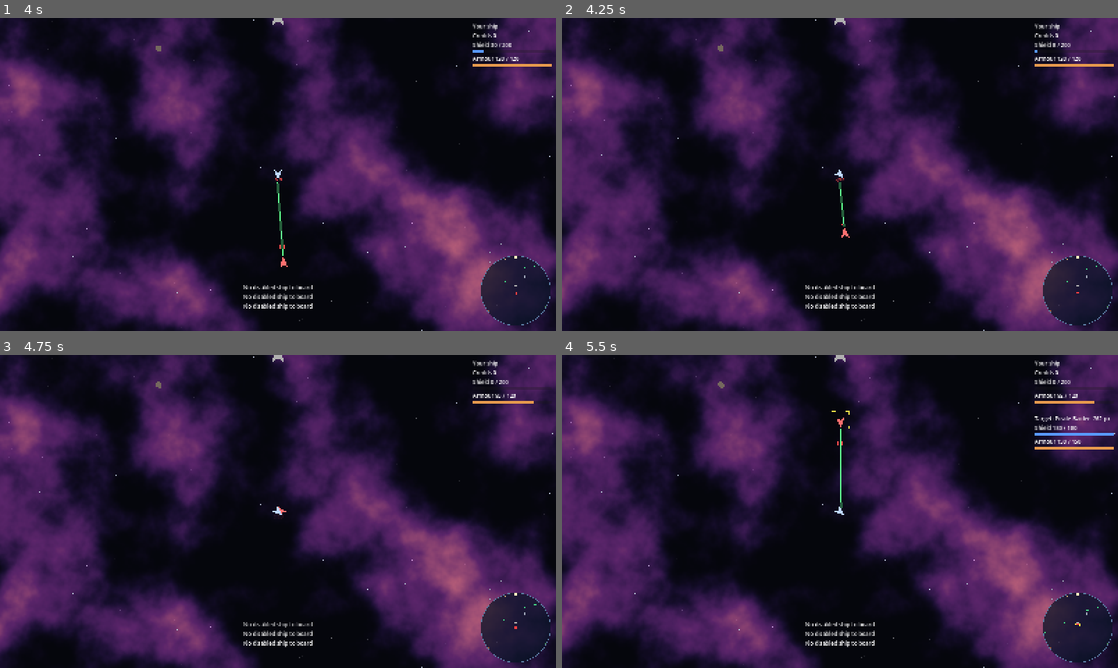
Above: before the commit, frames 1-4 (two rows, left to right).
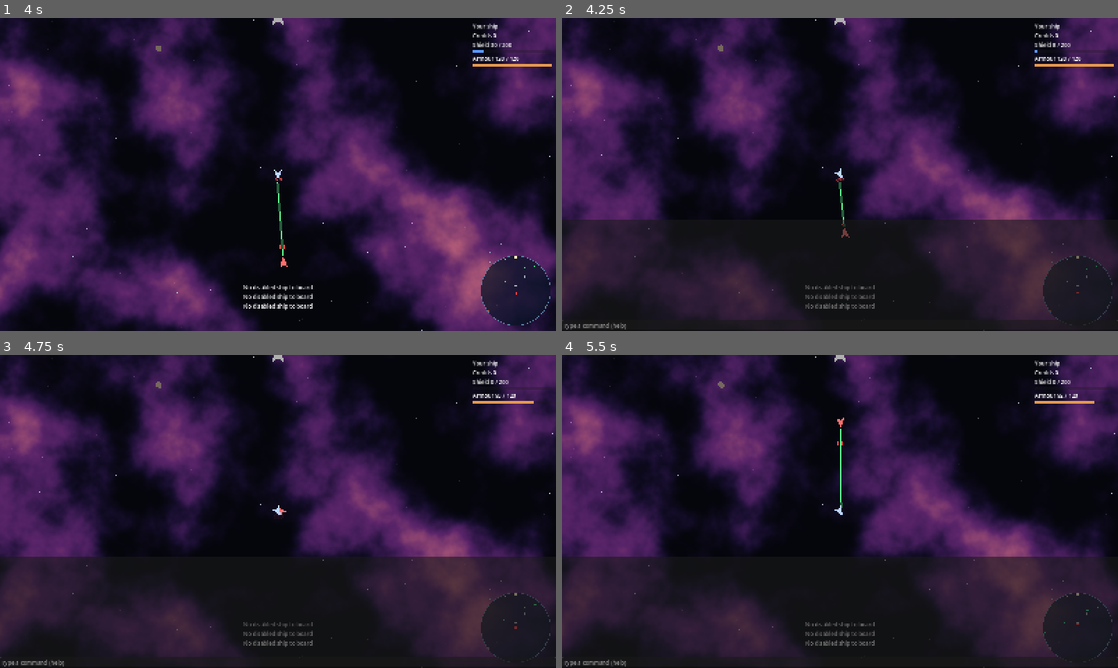
Above: after the commit, the same moments.

Repository: jarrad-h/Terminal_Velocity
Game: Godot game, scene res://scenes/system.tscn
The game is run twice, just before and just after one commit, with the same random seed, the same clock (stepped at 60 frames per second) and the same inputs.
Inputs (mouse positions are in pixels of both pictures, inside the frame that each line leads up to):
- Up to frame 1 (4 s): tap Enter at 0.5, 2.75 s; move the mouse to (400, 158) at 0.52 s; hold Right (turn_right) 0.53-1.25 s; hold B (board) 0.53-1.25 s; click (400, 158) at 0.67 s; tap Space (fire_primary) at 1.25 s; drag from (166, 190) to (155, 49) at 1.27 s; move the mouse to (333, 105) at 2.02 s; hold Right (turn_right) 2.03-2.75 s; hold B (board) 2.03-2.75 s; drag from (250, 237) to (111, 127) at 2.77 s; move the mouse to (444, 221) at 3.52 s; hold Left (turn_left) from 3.53 s (still down); hold F (fire_secondary) from 3.53 s (still down); tap B (board) at 3.8 s
- Up to frame 2 (4.25 s): keep holding Left (turn_left); keep holding F (fire_secondary); tap F1 (debug_console) at 4.15 s
- Up to frame 3 (4.75 s): release Left (turn_left) at 4.25 s; release F (fire_secondary) at 4.25 s; drag from (111, 464) to (278, 511) at 4.27 s
- Up to frame 4 (5.5 s): move the mouse to (867, 511) at 5.02 s; hold Down (reverse) from 5.03 s (still down); hold R (target_nearest) from 5.03 s (still down); click (867, 511) at 5.17 s; tap B (board) at 5.3 s

Frame 1 is identical in both runs. In frame 2, 16% of the frame differs, in the area x 0-100%, y 48-100%; in frame 3, 16%; in frame 4, 17%, in the area x 0-100%, y 17-100%.

Commit message:
m5: D10 debug console (F1) on the shared command layer
DebugCommands.run_command parses a line (ConsoleParser, pure and tested)
and calls the same actions as the panel: spawn, pool, swap, system,
reload, time, pause/resume/step, invuln, ai, traffic, radar, kill,
disable, clear, credits, record, overlay, ids, pos, help. The console UI
(debug builds only) keeps a short history (Up recalls), Esc/F1 closes,
and the ship ignores flight keys while it's open.

Co-Authored-By: Claude Opus 5.5 <noreply@anthropic.com>
Claude-Session: https://claude.ai/code/session_013KYWppx9gL7PY4dFLZkH3u

Diff:
--- a/scripts/autoload/debug_commands.gd
+++ b/scripts/autoload/debug_commands.gd
@@ -20,6 +20,9 @@
 var ai_paused: bool = false
 ## D4: radar shows ships beyond its range on the rim.
 var radar_show_all: bool = false
+## D10: true while the console has the keyboard (the ship ignores flight keys).
+var console_open: bool = false
+signal console_toggled(open: bool)
 ## D3: when set, the next left click in the world spawns there.
 var _pending_click_spawn: Callable = Callable()
 var _overlays: Dictionary = {}
@@ -34,6 +37,9 @@
 func _unhandled_input(event: InputEvent) -> void:
 	if event.is_action_pressed(&"debug_toggle"):
 		toggle_panel()
+		get_viewport().set_input_as_handled()
+	elif event.is_action_pressed(&"debug_console"):
+		toggle_console()
 		get_viewport().set_input_as_handled()
 	elif _pending_click_spawn.is_valid() and event is InputEventMouseButton \
 			and event.pressed and event.button_index == MOUSE_BUTTON_LEFT:
@@ -284,3 +290,101 @@
 func set_record(government: String, value: float) -> void:
 	if OS.is_debug_build() and DataRegistry.get_government(government) != null:
 		GameState.set_record(government, value)
+
+
+## D10
+func toggle_console() -> void:
+	if not OS.is_debug_build():
+		return
+	console_open = not console_open
+	console_toggled.emit(console_open)
+
+
+## D10: one command line, the same actions as the panel. Returns the reply.
+func run_command(line: String) -> String:
+	if not OS.is_debug_build():
+		return ""
+	var w: Array[String] = ConsoleParser.tokenize(line)
+	if w.is_empty():
+		return ""
+	var gov_arg: Callable = func(index: int) -> String: return w[index] if w.size() > index else ""
+	match w[0]:
+		"help":
+			return "Commands: spawn <ship> [n] [gov] | pool <pool> [n] [gov] | swap <ship> | system <id> | reload | " \
+				+ "time <scale> | pause | resume | step | invuln on|off | ai on|off | traffic on|off | radar all|range | " \
+				+ "kill | disable | clear | credits <n> | record <gov> <n> | overlay <name> on|off | ids <type> | pos"
+		"spawn", "pool":
+			if w.size() < 2:
+				return "Usage: %s <id> [count] [government]" % w[0]
+			var count: Variant = ConsoleParser.int_arg(w, 2, 1)
+			if count == null:
+				return "Count must be a whole number"
+			var made: Array[Ship] = spawn_ships(w[1], count, gov_arg.call(3)) if w[0] == "spawn" else spawn_pool(w[1], count, gov_arg.call(3))
+			return "Spawned %d" % made.size() if not made.is_empty() else "Nothing spawned (unknown id '%s'?)" % w[1]
+		"swap":
+			return "Swapped to %s" % w[1] if w.size() > 1 and swap_player_ship(w[1]) else "Usage: swap <ship id>"
+		"system":
+			return "Switched to %s" % w[1] if w.size() > 1 and switch_system(w[1]) else "Usage: system <system id>"
+		"reload":
+			var errors: Array[String] = reload_data()
+			return "Reloaded" if errors.is_empty() else "Reload failed:\n" + "\n".join(errors)
+		"time":
+			if w.size() < 2 or not ConsoleParser.is_number(w[1]):
+				return "Usage: time <scale>"
+			set_time_scale(w[1].to_float())
+			return "Time scale %s" % Engine.time_scale
+		"pause":
+			set_paused(true)
+			return "Paused"
+		"resume":
+			set_paused(false)
+			return "Resumed"
+		"step":
+			step_frame()
+			return "Stepped"
+		"invuln", "ai", "traffic":
+			var on: int = ConsoleParser.parse_switch(w[1]) if w.size() > 1 else -1
+			if on == -1:
+				return "Usage: %s on|off" % w[0]
+			match w[0]:
+				"invuln":
+					set_player_invulnerable(on == 1)
+				"ai":
+					set_ai_paused(on == 0)
+				"traffic":
+					set_traffic_enabled(on == 1)
+			return "%s %s" % [w[0], "on" if on == 1 else "off"]
+		"radar":
+			if w.size() < 2 or w[1] not in ["all", "range"]:
+				return "Usage: radar all|range"
+			set_radar_show_all(w[1] == "all")
+			return "Radar shows %s" % ("all ships" if w[1] == "all" else "ships in range")
+		"kill":
+			return "Target destroyed" if destroy_target() else "No target"
+		"disable":
+			return "Target disabled" if disable_target() else "No target"
+		"clear":
+			return "Removed %d ships" % clear_ships()
+		"credits":
+			if w.size() < 2 or not ConsoleParser.is_int(w[1]):
+				return "Usage: credits <n>"
+			set_credits(w[1].to_int())
+			return "Credits %d" % GameState.credits
+		"record":
+			if w.size() < 3 or not ConsoleParser.is_number(w[2]) or DataRegistry.get_government(w[1]) == null:
+				return "Usage: record <government id> <n>"
+			set_record(w[1], w[2].to_float())
+			return "Record with %s: %s" % [w[1], GameState.get_record(w[1])]
+		"overlay":
+			var on: int = ConsoleParser.parse_switch(w[2]) if w.size() > 2 else -1
+			if w.size() < 3 or StringName(w[1]) not in OVERLAYS or on == -1:
+				return "Usage: overlay %s on|off" % "|".join(OVERLAYS)
+			set_overlay(StringName(w[1]), on == 1)
+			return "Overlay %s %s" % [w[1], w[2]]
+		"ids":
+			if w.size() < 2:
+				return "Usage: ids ships|weapons|governments|ai_pools|systems|scenery|personalities"
+			return ", ".join(DataRegistry.ids(w[1]))
+		"pos":
+			return player_location_text()
+	return "Unknown command '%s' (try help)" % w[0]
--- /dev/null
+++ b/scripts/debug/console.gd
@@ -0,0 +1,75 @@
+class_name DebugConsole
+extends CanvasLayer
+## D10: text console (F1, debug builds only). Every line goes through
+## DebugCommands.run_command, the same command layer the panel uses.
+## Up arrow recalls the previous command; Esc or F1 closes.
+
+const MAX_LINES: int = 14
+
+var _input: LineEdit
+var _output: Label
+var _lines: Array[String] = []
+var _history: Array[String] = []
+
+
+func _ready() -> void:
+	process_mode = Node.PROCESS_MODE_ALWAYS
+	layer = 110
+	var panel := PanelContainer.new()
+	panel.set_anchors_and_offsets_preset(Control.PRESET_BOTTOM_WIDE)
+	panel.offset_top = -320.0
+	add_child(panel)
+	var box := VBoxContainer.new()
+	panel.add_child(box)
+	_output = Label.new()
+	_output.size_flags_vertical = Control.SIZE_EXPAND_FILL
+	_output.vertical_alignment = VERTICAL_ALIGNMENT_BOTTOM
+	_output.autowrap_mode = TextServer.AUTOWRAP_WORD_SMART
+	box.add_child(_output)
+	_input = LineEdit.new()
+	_input.placeholder_text = "Type a command (help)"
+	_input.text_submitted.connect(_submit)
+	_input.gui_input.connect(_on_input_key)
+	box.add_child(_input)
+	visible = false
+	DebugCommands.console_toggled.connect(_on_toggled)
+
+
+func _on_toggled(open: bool) -> void:
+	visible = open
+	if open:
+		_input.grab_focus()
+	else:
+		_input.release_focus()
+
+
+func _submit(line: String) -> void:
+	_input.clear()
+	if line.strip_edges() == "":
+		return
+	_history.append(line)
+	_print("> " + line)
+	_print(DebugCommands.run_command(line))
+
+
+func _on_input_key(event: InputEvent) -> void:
+	if not event is InputEventKey or not event.pressed:
+		return
+	match (event as InputEventKey).keycode:
+		KEY_UP:
+			if not _history.is_empty():
+				_input.text = _history[-1]
+				_input.caret_column = _input.text.length()
+			_input.accept_event()
+		KEY_ESCAPE, KEY_F1:
+			DebugCommands.toggle_console()
+			_input.accept_event()
+
+
+func _print(text: String) -> void:
+	if text == "":
+		return
+	_lines.append_array(text.split("\n"))
+	while _lines.size() > MAX_LINES:
+		_lines.pop_front()
+	_output.text = "\n".join(_lines)
--- a/scripts/ship/player_controller.gd
+++ b/scripts/ship/player_controller.gd
@@ -6,6 +6,8 @@
 
 
 func get_flight_input() -> FlightInput:
+	if DebugCommands.console_open:
+		return FlightInput.new()  # D10: typing doesn't fly the ship
 	var input := FlightInput.new(
 		Input.is_action_pressed(&"thrust"),
 		Input.get_axis(&"turn_left", &"turn_right"),
@@ -34,6 +36,8 @@
 ## C8: R nearest hostile, Tab nearest of any kind, Shift+R cycle hostiles,
 ## Shift+Tab cycle all. Exact matching keeps Shift+R from also firing R.
 func _unhandled_input(event: InputEvent) -> void:
+	if DebugCommands.console_open:
+		return
 	var ship: Ship = get_parent()
 	if event.is_action_pressed(&"target_cycle_hostile", false, true):
 		ship.cycle_target(true)
--- /dev/null
+++ b/scripts/sim/console_parser.gd
@@ -0,0 +1,39 @@
+class_name ConsoleParser
+extends RefCounted
+## D10: pure parsing for the debug console. Words are split on whitespace;
+## the command word is lower-cased.
+
+
+static func tokenize(line: String) -> Array[String]:
+	var words: Array[String] = []
+	for word: String in line.strip_edges().split(" ", false):
+		if word.strip_edges() != "":
+			words.append(word.strip_edges())
+	if not words.is_empty():
+		words[0] = words[0].to_lower()
+	return words
+
+
+## 1 for on/true/yes/1, 0 for off/false/no/0, -1 for anything else.
+static func parse_switch(word: String) -> int:
+	match word.to_lower():
+		"on", "true", "yes", "1":
+			return 1
+		"off", "false", "no", "0":
+			return 0
+	return -1
+
+
+static func is_int(word: String) -> bool:
+	return word.is_valid_int()
+
+
+static func is_number(word: String) -> bool:
+	return word.is_valid_float() or word.is_valid_int()
+
+
+## Optional argument `index` as an int, or `default` when absent; null if malformed.
+static func int_arg(words: Array[String], index: int, default: int) -> Variant:
+	if words.size() <= index:
+		return default
+	return words[index].to_int() if is_int(words[index]) else null
--- a/scripts/world/system_scene.gd
+++ b/scripts/world/system_scene.gd
@@ -49,6 +49,7 @@
 		var overlay := DebugOverlay.new()
 		world.add_child(overlay)
 		add_child(load(DEBUG_PANEL_SCENE).instantiate())
+		add_child(DebugConsole.new())
 		for spawn: Dictionary in settings["debug"]["spawn_at_start"]:
 			var at: Array = spawn.get("position", [0, 0])
 			var ship: Ship = spawn_ship(spawn["ship"], Vector2(at[0], at[1]), spawn.get("government", ""))
--- a/tests/smoke/scenario.gd
+++ b/tests/smoke/scenario.gd
@@ -460,6 +460,24 @@
 	_debug.clear_ships()
 	await _frames(2)
 
+	# M5: debug console (D10) drives the same command layer as the panel.
+	_check(_debug.run_command("help").begins_with("Commands:"), "help lists commands (D10)")
+	_check(_debug.run_command("spawn pirate_raider 2 pirates") == "Spawned 2", "spawn via console (D10)")
+	_check(_debug.run_command("credits 777") == "Credits 777" and GameState.credits == 777, "credits via console (D10)")
+	_check(_debug.run_command("record pirates 25").begins_with("Record with pirates"), "record via console (D10)")
+	_check(_debug.run_command("invuln on") == "invuln on" and player.health.invulnerable, "invuln via console (D10)")
+	_debug.run_command("invuln off")
+	_check(_debug.run_command("spawn pirate_raider lots").begins_with("Count must"), "bad count is reported (D10)")
+	_check(_debug.run_command("frobnicate").begins_with("Unknown command"), "unknown command is reported (D10)")
+	_debug.toggle_console()
+	Input.action_press(&"thrust")
+	_check(not player.get_flight_input().thrust, "typing in the console doesn't fly the ship (D10)")
+	Input.action_release(&"thrust")
+	_debug.toggle_console()
+	_check(_debug.run_command("clear").begins_with("Removed"), "clear via console")
+	GameState.set_record("pirates", 0.0)
+	await _frames(2)
+
 	# System switch.
 	_check(_debug.switch_system("test_graveyard"), "switch to test_graveyard")
 	_check(_debug.current_system_id() == "test_graveyard", "current system updated")
--- /dev/null
+++ b/tests/unit/test_console_parser.gd
@@ -0,0 +1,24 @@
+extends TvTest
+## D10: console parsing.
+
+
+func test_tokenize() -> void:
+	assert_true(ConsoleParser.tokenize("  SPAWN pirate_raider   3 ") == ["spawn", "pirate_raider", "3"], "split, trim, lower-case the command")
+	assert_true(ConsoleParser.tokenize("") == [], "empty line")
+	assert_true(ConsoleParser.tokenize("record Pirates 50")[1] == "Pirates", "arguments keep their case")
+
+
+func test_switches() -> void:
+	assert_true(ConsoleParser.parse_switch("on") == 1 and ConsoleParser.parse_switch("TRUE") == 1, "on")
+	assert_true(ConsoleParser.parse_switch("off") == 0 and ConsoleParser.parse_switch("0") == 0, "off")
+	assert_true(ConsoleParser.parse_switch("maybe") == -1, "invalid")
+
+
+func test_numbers() -> void:
+	assert_true(ConsoleParser.is_int("3") and not ConsoleParser.is_int("3.5"), "ints")
+	assert_true(ConsoleParser.is_number("0.25") and ConsoleParser.is_number("-50"), "numbers")
+	var words: Array[String] = ["spawn", "x", "4"]
+	assert_true(ConsoleParser.int_arg(words, 2, 1) == 4, "given")
+	assert_true(ConsoleParser.int_arg(words, 3, 1) == 1, "default when absent")
+	var bad: Array[String] = ["spawn", "x", "lots"]
+	assert_true(ConsoleParser.int_arg(bad, 2, 1) == null, "malformed")
Not shown, added: scripts/debug/console.gd.uid
Not shown, added: scripts/sim/console_parser.gd.uid
Not shown, added: tests/unit/test_console_parser.gd.uid
